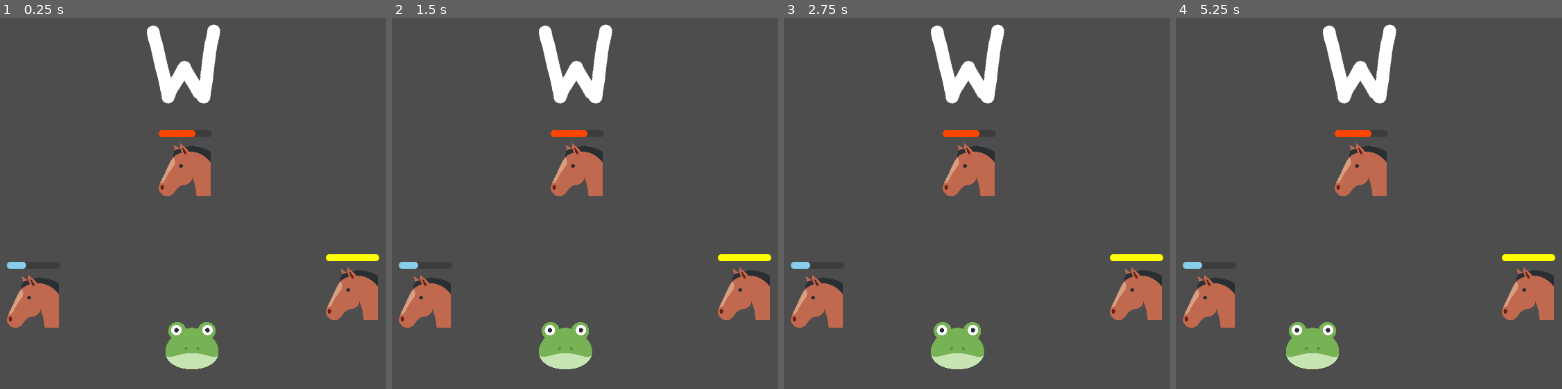
Above: before the commit, frames 1-4 (left to right).
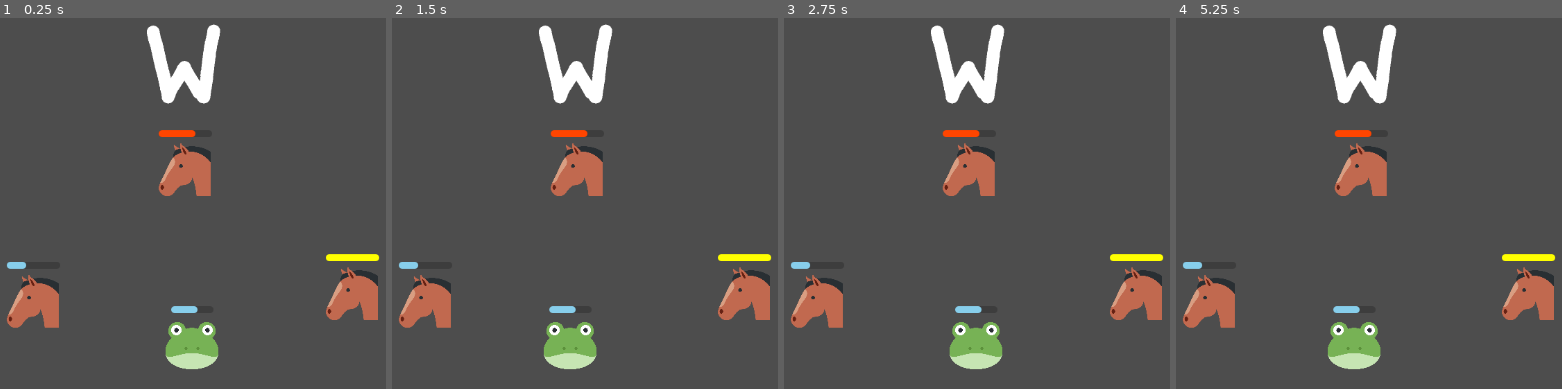
Above: after the commit, the same moments.

Repository: alexcavadora/alex-isaac-implementation
Game: Godot game, scene res://scenes/main_scene.tscn
The game is run twice, just before and just after one commit, with the same random seed, the same clock (stepped at 60 frames per second) and the same inputs. The project has no main scene, so this scene is started directly.
Inputs:
- Up to frame 1 (0.25 s): no input
- Up to frame 2 (1.5 s): tap Enter at 0.5 s; tap A (a_press) at 0.6, 1.35 s; tap R (Reset, bound only after the commit) at 1.25 s
- Up to frame 3 (2.75 s): tap R (Reset, bound only after the commit) at 2 s; tap D (d_press) at 2.1 s; tap A (a_press) at 2.3 s
- Up to frame 4 (5.25 s): tap R (Reset, bound only after the commit) at 2.75, 3.5, 4.15, 5 s; tap S (s_press) at 2.85 s; tap A (a_press) at 3.05, 3.8, 4.35, 5.1 s; tap W (w_press) at 3.6 s

The runs differ from the first frame. In frame 1, 0.1% of the frame differs, in the area x 44-52%, y 77-80%; in frame 2, 0.7%; in frame 3, 1.6%; in frame 4, 2.7%, in the area x 28-54%, y 77-95%.

Commit message:
Fix dump
- HitboxComponent added
- Hurtbox size and color tweak
- Health pickup now works using hitbox insted of having its own script
- Player health bar now visible
- Projectile now works using hitbox
- Tweaked player defaut speed
- Connected the signals propperly on the HurtboxComponent
- Added a button to restart main scene
- HealthComponent now actually deletes parent instead of only the component
- Hurtbox logic cleanup

A huge chagelog, but everything works great now

Diff:
--- a/project.godot
+++ b/project.godot
@@ -36,3 +36,8 @@
 "events": [Object(InputEventKey,"resource_local_to_scene":false,"resource_name":"","device":-1,"window_id":0,"alt_press …(192 unchanged characters)…
 ]
 }
+Reset={
+"deadzone": 0.2,
+"events": [Object(InputEventKey,"resource_local_to_scene":false,"resource_name":"","device":-1,"window_id":0,"alt_pressed":false,"shift_pressed":false,"ctrl_pressed":false,"meta_pressed":false,"pressed":false,"keycode":0,"physical_keycode":82,"key_label":0,"unicode":114,"location":0,"echo":false,"script":null)
+]
+}
--- a/scenes/Projectile.tscn
+++ b/scenes/Projectile.tscn
@@ -2,17 +2,17 @@
 
 [ext_resource type="Script" uid="uid://m8wljx2lb04b" path="res://scripts/objects/projectile.gd" id="1_q3m7n"]
 [ext_resource type="Texture2D" uid="uid://b8cljx30m6u2h" path="res://resources/sprites/projectiles/projectile.png" id="2_softn"]
+[ext_resource type="PackedScene" uid="uid://cav8w776x5x8y" path="res://scenes/components/hitbox_component.tscn" id="3_softn"]
 
-[sub_resource type="CircleShape2D" id="CircleShape2D_kdm4f"]
-radius = 5.0
-
-[node name="Projectile" type="Area2D"]
+[node name="Projectile" type="Node2D"]
 script = ExtResource("1_q3m7n")
 rotation_deg = 30.0
 
-[node name="CollisionShape2D" type="CollisionShape2D" parent="."]
-shape = SubResource("CircleShape2D_kdm4f")
+[node name="Sprite" type="Sprite2D" parent="."]
+rotation = -3.14159
+scale = Vector2(0.04, 0.04)
+texture = ExtResource("2_softn")
 
-[node name="Sprite" type="Sprite2D" parent="."]
-scale = Vector2(-0.015, -0.015)
-texture = ExtResource("2_softn")
+[node name="HitboxComponent" parent="." instance=ExtResource("3_softn")]
+damage = true
+value = 1.0
--- /dev/null
+++ b/scenes/components/hitbox_component.tscn
@@ -0,0 +1,13 @@
+[gd_scene load_steps=3 format=3 uid="uid://cav8w776x5x8y"]
+
+[ext_resource type="Script" uid="uid://bo87c7orp3neb" path="res://scripts/components/hitbox_component.gd" id="1_okvui"]
+
+[sub_resource type="CircleShape2D" id="CircleShape2D_okvui"]
+radius = 13.0
+
+[node name="HitboxComponent" type="Area2D"]
+script = ExtResource("1_okvui")
+
+[node name="CollisionShape2D" type="CollisionShape2D" parent="."]
+shape = SubResource("CircleShape2D_okvui")
+debug_color = Color(0.968627, 0, 0, 0.419608)
--- a/scenes/components/hurtbox_component.tscn
+++ b/scenes/components/hurtbox_component.tscn
@@ -1,6 +1,6 @@
 [gd_scene load_steps=3 format=3 uid="uid://ctpib5py0hd2d"]
 
-[ext_resource type="Script" uid="uid://cqpkef73vsssu" path="res://scripts/components/hitbox_component.gd" id="1_trd8p"]
+[ext_resource type="Script" uid="uid://cqpkef73vsssu" path="res://scripts/components/hurtbox_component.gd" id="1_trd8p"]
 
 [sub_resource type="CircleShape2D" id="CircleShape2D_5rxpd"]
 radius = 39.0512
@@ -10,4 +10,6 @@
 
 [node name="CollisionShape2D" type="CollisionShape2D" parent="."]
 shape = SubResource("CircleShape2D_5rxpd")
-debug_color = Color(0.980392, 0, 0, 0.419608)
+debug_color = Color(0.840831, 0.000664974, 0.859728, 0.419608)
+
+[connection signal="area_entered" from="." to="." method="_on_area_entered"]
--- a/scenes/health_pickup.tscn
+++ b/scenes/health_pickup.tscn
@@ -1,19 +1,23 @@
 [gd_scene load_steps=4 format=3 uid="uid://parums2m2g8a"]
 
-[ext_resource type="Script" uid="uid://4068h01oov0p" path="res://scripts/objects/health_pickup.gd" id="1_3p6mu"]
 [ext_resource type="Texture2D" uid="uid://jb4xrar5i5o" path="res://icon.svg" id="1_ciapp"]
+[ext_resource type="PackedScene" uid="uid://cav8w776x5x8y" path="res://scenes/components/hitbox_component.tscn" id="2_3p6mu"]
 
-[sub_resource type="RectangleShape2D" id="RectangleShape2D_3p6mu"]
-size = Vector2(10, 10)
+[sub_resource type="CircleShape2D" id="CircleShape2D_i662h"]
+radius = 22.75
 
-[node name="HealthPickup" type="Area2D"]
-script = ExtResource("1_3p6mu")
-
-[node name="CollisionShape2D" type="CollisionShape2D" parent="."]
-shape = SubResource("RectangleShape2D_3p6mu")
-debug_color = Color(2.21401e-06, 0.639372, 0.365598, 0.42)
+[node name="HealthPickup" type="Node2D"]
 
 [node name="Sprite" type="Sprite2D" parent="."]
 modulate = Color(0.52549, 1, 0.0705882, 1)
-scale = Vector2(0.085, 0.085)
+scale = Vector2(0.4, 0.4)
 texture = ExtResource("1_ciapp")
+
+[node name="HitboxComponent" parent="." instance=ExtResource("2_3p6mu")]
+heal = true
+value = 1.0
+
+[node name="CollisionShape2D" parent="HitboxComponent" index="0"]
+shape = SubResource("CircleShape2D_i662h")
+
+[editable path="HitboxComponent"]
--- /dev/null
+++ b/scenes/main_scene.gd
@@ -0,0 +1,5 @@
+extends Node2D
+
+func _input(event):
+	if Input.is_action_just_pressed("Reset"):
+		get_tree().reload_current_scene()
--- a/scenes/main_scene.tscn
+++ b/scenes/main_scene.tscn
@@ -1,6 +1,7 @@
-[gd_scene load_steps=7 format=3 uid="uid://c2jd5qrpsg4ch"]
+[gd_scene load_steps=8 format=3 uid="uid://c2jd5qrpsg4ch"]
 
 [ext_resource type="PackedScene" uid="uid://db8dgcckifydm" path="res://scenes/enemy.tscn" id="1_7ykc4"]
+[ext_resource type="Script" uid="uid://c4w7hhk7qqjdu" path="res://scenes/main_scene.gd" id="1_gubc5"]
 [ext_resource type="PackedScene" uid="uid://dju236svsn53k" path="res://scenes/player.tscn" id="2_pu3yx"]
 [ext_resource type="PackedScene" uid="uid://cpi8cj7ceqyaw" path="res://scenes/flag.tscn" id="3_gubc5"]
 
@@ -41,6 +42,7 @@
 corner_detail = 6
 
 [node name="MainScene" type="Node2D"]
+script = ExtResource("1_gubc5")
 
 [node name="Player" parent="." instance=ExtResource("2_pu3yx")]
 position = Vector2(581, 509)
--- a/scenes/player.tscn
+++ b/scenes/player.tscn
@@ -20,7 +20,6 @@
 texture = ExtResource("1_3vyb7")
 
 [node name="HealthComponent" parent="." instance=ExtResource("3_dqkch")]
-visible = false
 position = Vector2(0, -62)
 max_hp = 5.0
 hp = 3.0
--- a/scenes/projectile.tscn
+++ b/scenes/projectile.tscn
@@ -2,17 +2,17 @@
 
 [ext_resource type="Script" uid="uid://m8wljx2lb04b" path="res://scripts/objects/projectile.gd" id="1_q3m7n"]
 [ext_resource type="Texture2D" uid="uid://b8cljx30m6u2h" path="res://resources/sprites/projectiles/projectile.png" id="2_softn"]
+[ext_resource type="PackedScene" uid="uid://cav8w776x5x8y" path="res://scenes/components/hitbox_component.tscn" id="3_softn"]
 
-[sub_resource type="CircleShape2D" id="CircleShape2D_kdm4f"]
-radius = 5.0
-
-[node name="Projectile" type="Area2D"]
+[node name="Projectile" type="Node2D"]
 script = ExtResource("1_q3m7n")
 rotation_deg = 30.0
 
-[node name="CollisionShape2D" type="CollisionShape2D" parent="."]
-shape = SubResource("CircleShape2D_kdm4f")
+[node name="Sprite" type="Sprite2D" parent="."]
+rotation = -3.14159
+scale = Vector2(0.04, 0.04)
+texture = ExtResource("2_softn")
 
-[node name="Sprite" type="Sprite2D" parent="."]
-scale = Vector2(-0.015, -0.015)
-texture = ExtResource("2_softn")
+[node name="HitboxComponent" parent="." instance=ExtResource("3_softn")]
+damage = true
+value = 1.0
--- a/scripts/characters/player.gd
+++ b/scripts/characters/player.gd
@@ -1,12 +1,13 @@
 extends CharacterBody2D
 class_name Player
-@export var speed = 200
+@export var speed = 300
 
 # Getting the input inside a 2D Vector and setting the velocity accordingly
 func get_input_movement():
 	var input_direction = Input.get_vector("a_press", "d_press", "w_press", "s_press")
 	self.velocity = input_direction * speed
 
+
 func _physics_process(delta):
 	get_input_movement()
 	move_and_slide()
--- a/scripts/components/health_component.gd
+++ b/scripts/components/health_component.gd
@@ -24,7 +24,7 @@
 	update_bar()
 
 func die():
-	self.queue_free()
+	get_parent().queue_free()
 
 func _ready() -> void:
 	health_bar.max_value = max_hp
--- a/scripts/components/hitbox_component.gd
+++ b/scripts/components/hitbox_component.gd
@@ -1,13 +1,5 @@
 extends Area2D
-class_name HurtboxComponent
-@export var health_comp : HealthComponent
-@export var can_get_hit : bool
-@export var can_heal : bool
-
-
-func _on_area_entered(area: Area2D) -> void:
-	if health_comp != null:
-		if can_get_hit == true and area is Projectile:
-			health_comp.apply_damage(area.damage)
-		if can_heal == true and area is HealthPickup:
-			health_comp.apply_heal(area.hp)
+class_name HitboxComponent
+@export var heal : bool
+@export var damage : bool
+@export var value : float
--- /dev/null
+++ b/scripts/components/hurtbox_component.gd
@@ -0,0 +1,17 @@
+extends Area2D
+class_name HurtboxComponent
+@export var health_comp : HealthComponent
+@export var can_get_hit : bool
+@export var can_heal : bool
+
+
+func _on_area_entered(area: Area2D) -> void:
+	if health_comp != null:
+		if area is HitboxComponent:
+			area.get_parent().queue_free()
+			match area.heal and can_heal:
+				true:
+					health_comp.apply_heal(area.value)
+			match area.damage and can_get_hit:
+				true:
+					health_comp.apply_damage(area.value)
--- a/scripts/objects/health_pickup.gd
+++ /dev/null
@@ -1,4 +0,0 @@
-extends Area2D
-class_name HealthPickup
-
-@export var hp : float
--- a/scripts/objects/projectile.gd
+++ b/scripts/objects/projectile.gd
@@ -1,6 +1,5 @@
-extends Area2D
+extends Node2D
 class_name Projectile
-@export var damage : float
 @onready var sprite: Sprite2D = $Sprite
 @export var rotation_deg : float
 
Not shown, added: scenes/main_scene.gd.uid
Not shown, changed: scripts/components/hitbox_component.gd.uid
Not shown, added: scripts/components/hurtbox_component.gd.uid
Not shown, removed: scripts/objects/health_pickup.gd.uid
